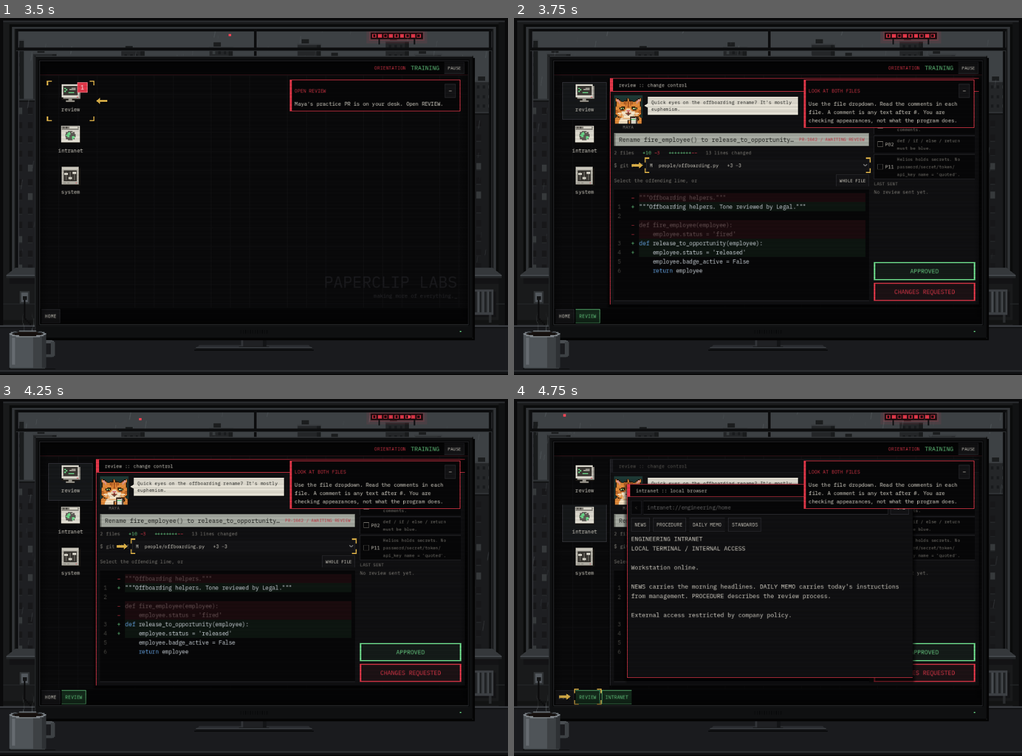
Above: before the commit, frames 1-4 (two rows, left to right).
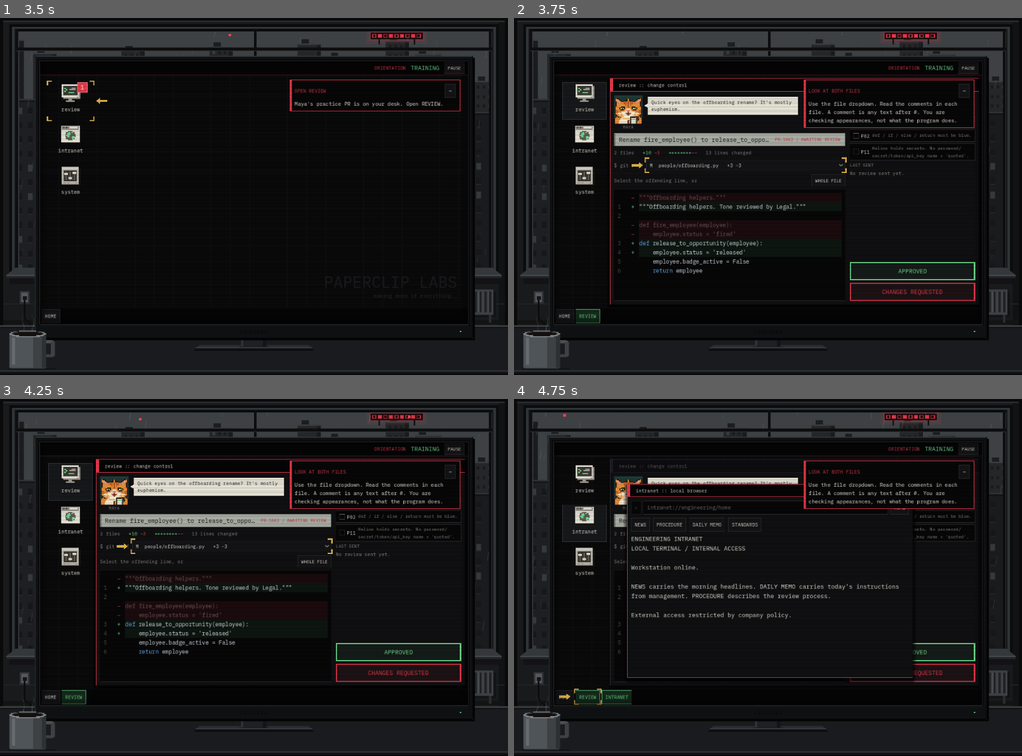
Above: after the commit, the same moments.

Repository: exponent-to/last-review
Game: Godot game, scene res://native/main.tscn
Two runs of this game, one before a commit and one after it. Both use one fixed random seed, a clock stepped at 60 frames per second and the inputs below.
Inputs (mouse positions are in pixels of both pictures, inside the frame that each line leads up to):
- Up to frame 1 (3.5 s): click "New Game" at 0.5 s; click "Slot 1 — Empty" at 1.25 s; click "SKIP [ESC]" at 2 s; click "START ORIENTATION" at 2.75 s
- Up to frame 2 (3.75 s): click (585, 100) at 3.52 s
- Up to frame 3 (4.25 s): no input
- Up to frame 4 (4.75 s): click (585, 523) at 4.27 s

Frame 1 is identical in both runs. In frame 2, 1.3% of the frame differs, in the area x 49-91%, y 30-80%; in frame 3, 1.3%; in frame 4, 0.4%.

Commit message:
UI polish pass: citation slip width, ending card, cinematic, toast, records
- Citation sidebar wider so every rule summary reads in two lines
- Ending card: Morgan's last word hangs below the title instead of overlapping it
- Ending cinematic: captions sit below the rows of desks
- Notification toast fits inside the taskbar, clear of window borders
- Jiro/Pipeline list column wider; fewer truncated statuses and branches
- Morgan's end-of-day panel taller, closing words closer in size to notes
- Cold-open inbox: right-hand metadata shares the list's right margin

Co-Authored-By: Claude Opus 5.5 <noreply@anthropic.com>
Claude-Session: https://claude.ai/code/session_01L235pfsrUR4gSJ1kFVfkNA

Diff:
--- a/native/cold_open.gd
+++ b/native/cold_open.gd
@@ -296,7 +296,7 @@
 	var mail_height := screen.size.y / mail_scale
 	draw_rect(Rect2(0, 0, 956, 34), Color("334e66"))
 	_text(Vector2(15, 23), "POSTBOX", 15, Color("e4edf1"))
-	_text(Vector2(676, 22), "you@postbox.local", 13, Color("b7cbd9"))
+	_text_right(Vector2(941, 22), "you@postbox.local", 13, Color("b7cbd9"))
 	draw_rect(Rect2(0, 34, 152, mail_height - 34), Color("a9bdcb"))
 	_text(Vector2(15, 67), "MAILBOXES", 12, Color("3e566b"))
 	draw_rect(Rect2(8, 82, 136, 32), Color("6e8ca4"))
@@ -315,7 +315,7 @@
 
 func _draw_inbox() -> void:
 	_text(Vector2(172, 65), "Inbox", 21, Color("20354b"))
-	_text(Vector2(758, 64), "NEWEST FIRST", 11, Color("50677b"))
+	_text_right(Vector2(930, 64), "NEWEST FIRST", 11, Color("50677b"))
 	var arrived := _elapsed >= ARRIVAL_TIME
 	if arrived:
 		var fresh := Rect2(161, 79, 785, 65)
@@ -323,7 +323,7 @@
 		draw_rect(Rect2(161, 79, 4, 65), Color("467b9c"))
 		_text(Vector2(175, 99), "PAPERCLIP LABS  /  Morgan", 15, Color("24425b"))
 		_text(Vector2(175, 120), "An offer for you", 16, Color("172c43"))
-		_text(Vector2(778, 100), "JUST NOW", 11, Color("4a6f87"))
+		_text_right(Vector2(930, 100), "JUST NOW", 11, Color("4a6f87"))
 	for index in range(REJECTIONS.size()):
 		var y := (153 if arrived else 79) + index * 73
 		draw_rect(Rect2(162, y + 64, 782, 1), Color("a8bac8"))
@@ -362,6 +362,12 @@
 	draw_string(_font, at, value, HORIZONTAL_ALIGNMENT_LEFT, -1, font_size, color)
 
 
+## Text whose right edge sits at `at.x`, so header and list metadata share a margin.
+func _text_right(at: Vector2, value: String, font_size: int, color: Color) -> void:
+	var width := _font.get_string_size(value, HORIZONTAL_ALIGNMENT_LEFT, -1, font_size).x
+	_text(Vector2(at.x - width, at.y), value, font_size, color)
+
+
 func _wrapped_lines(text: String, width: float, font_size: int) -> Array[String]:
 	var result: Array[String] = []
 	for paragraph in text.split("\n"):
--- a/native/desktop_notifications.gd
+++ b/native/desktop_notifications.gd
@@ -32,10 +32,11 @@
 	style.set_border_width_all(1)
 	style.content_margin_left = 3
 	style.content_margin_right = 3
-	style.content_margin_top = 3
-	style.content_margin_bottom = 4
+	style.content_margin_top = 2
+	style.content_margin_bottom = 3
 	card.add_theme_stylebox_override("panel", style)
-	card.custom_minimum_size.y = 34
+	# Short enough to sit inside the taskbar, clear of the windows above it.
+	card.custom_minimum_size.y = 30
 	card.mouse_filter = Control.MOUSE_FILTER_STOP
 	card.mouse_default_cursor_shape = Control.CURSOR_POINTING_HAND
 	card.focus_mode = Control.FOCUS_ALL
@@ -62,7 +63,7 @@
 	if Portraits.texture_for(person) != null:
 		style.content_margin_top = 1
 		style.content_margin_bottom = 1
-		content.add_child(Portraits.make(person, 32))
+		content.add_child(Portraits.make(person, 28))
 		card.set_meta("person", Portraits.id_for(person))
 	var body := Label.new()
 	body.text = text.replace("\n", " ")
@@ -82,7 +83,9 @@
 	var dismiss := Button.new()
 	dismiss.text = "×"
 	dismiss.flat = true
-	dismiss.custom_minimum_size = Vector2(24, 24)
+	dismiss.custom_minimum_size = Vector2(24, 22)
+	for state in ["normal", "hover", "pressed", "focus"]:
+		dismiss.add_theme_stylebox_override(state, StyleBoxEmpty.new())
 	dismiss.tooltip_text = "Dismiss notification"
 	content.add_child(dismiss)
 	var item := {"app": app, "target": target, "card": card, "remaining": 9.0}
@@ -134,7 +137,7 @@
 func _fit_position() -> void:
 	if not is_inside_tree(): return
 	_stack.size.y = _stack.get_combined_minimum_size().y
-	_stack.position = Vector2(size.x - _stack.size.x - 6, size.y - _stack.size.y - 5)
+	_stack.position = Vector2(size.x - _stack.size.x - 6, size.y - _stack.size.y - 4)
 
 func _process(delta: float) -> void:
 	if paused or not is_visible_in_tree(): return
--- a/native/ending_cinematic.gd
+++ b/native/ending_cinematic.gd
@@ -131,11 +131,11 @@
 	# card clears them so the title and Morgan's words read cleanly.
 	if not _done:
 		for row in range(5):
-			var y := size.y * 0.30 + row * 46.0
+			var y := size.y * 0.28 + row * 34.0
 			var shade := Color(0.10, 0.10, 0.13).lerp(BACK, row / 5.0)
 			for col in range(6):
 				var x := size.x * 0.12 + col * (size.x * 0.76 / 6.0)
-				draw_rect(Rect2(x, y, size.x * 0.76 / 6.0 - 14, 20), shade)
+				draw_rect(Rect2(x, y, size.x * 0.76 / 6.0 - 14, 16), shade)
 	# Helios's eyes, watching from the dark. Amber on most endings, red on a firing.
 	var eye_color := RED if _fired else AMBER
 	var pulse := 0.5 + 0.5 * sin(_eye_phase * (3.2 if _fired else 1.4))
@@ -152,22 +152,29 @@
 	var alpha := clampf(_elapsed / FADE, 0.0, 1.0) * clampf((BEAT_SECONDS - _elapsed) / FADE, 0.0, 1.0)
 	alpha = clampf(alpha + 0.25, 0.0, 1.0)
 	var text := str(_beats[_index])
-	_centered(text, size.y * 0.52, 20, Color(TEXT, alpha), size.x - 160)
-	_centered("%d / %d" % [_index + 1, _beats.size()], size.y * 0.52 + 70, 12, Color(DIM, alpha * 0.7), size.x - 160)
+	# The caption sits below the rows of desks, never on top of them.
+	var caption_y := size.y * 0.28 + 5 * 34.0 + 56
+	var lines := _centered(text, caption_y, 20, Color(TEXT, alpha), size.x - 160)
+	_centered("%d / %d" % [_index + 1, _beats.size()], caption_y + lines * (TerminalFont.get_height(20) + 4) + 18, 12, Color(DIM, alpha * 0.7), size.x - 160)
 
 
 func _draw_card() -> void:
-	_centered(_title.to_upper(), size.y * 0.30, 34, RED if _fired else AMBER, size.x - 120)
-	_centered(_morgan, size.y * 0.30 + 70, 16, TEXT, minf(760, size.x - 160))
+	# Title, then Morgan's last word hanging below it; a long one grows downward
+	# toward the button instead of back up into the title.
+	var title_y := size.y * 0.30
+	_centered(_title.to_upper(), title_y, 34, RED if _fired else AMBER, size.x - 120)
+	_centered(_morgan, title_y + 54, 16, TEXT, minf(760, size.x - 160))
 
 
-func _centered(text: String, y: float, font_size: int, color: Color, wrap: float) -> void:
+## Draws wrapped, horizontally centered text whose first baseline is y, and
+## returns its line count.
+func _centered(text: String, y: float, font_size: int, color: Color, wrap: float) -> int:
 	var lines := _wrap(text, wrap, font_size)
 	var line_height := TerminalFont.get_height(font_size) + 4
-	var top := y - (lines.size() - 1) * line_height * 0.5
 	for i in range(lines.size()):
 		var w := TerminalFont.get_string_size(lines[i], HORIZONTAL_ALIGNMENT_LEFT, -1, font_size).x
-		draw_string(TerminalFont, Vector2((size.x - w) * 0.5, top + i * line_height), lines[i], HORIZONTAL_ALIGNMENT_LEFT, -1, font_size, color)
+		draw_string(TerminalFont, Vector2((size.x - w) * 0.5, y + i * line_height), lines[i], HORIZONTAL_ALIGNMENT_LEFT, -1, font_size, color)
+	return lines.size()
 
 
 func _wrap(text: String, width: float, font_size: int) -> Array:
--- a/native/interface.gd
+++ b/native/interface.gd
@@ -918,7 +918,7 @@
 	if not is_instance_valid(_desktop) or _windows.is_empty():
 		return
 	var extent: Vector2 = _desktop.size
-	var evening := Vector2(minf(680, extent.x - 160), minf(520, extent.y - 24))
+	var evening := Vector2(minf(680, extent.x - 160), minf(560, extent.y - 24))
 	var layouts: Dictionary = {
 		"review": Rect2(Vector2(142, 8), Vector2(extent.x - 150, extent.y - 16)),
 		"system": Rect2(Vector2(210, 90), Vector2(minf(650, extent.x - 240), minf(470, extent.y - 118))),
@@ -1068,8 +1068,8 @@
 func _build_decision(parent: Node) -> void:
 	var holder: VBoxContainer = _column(parent, 6)
 	holder.size_flags_vertical = Control.SIZE_EXPAND_FILL
-	holder.size_flags_stretch_ratio = 0.95
-	holder.custom_minimum_size.x = 250
+	holder.size_flags_stretch_ratio = 1.3
+	holder.custom_minimum_size.x = 280
 	var heading := _row(holder, 6)
 	_label(heading, "CITATIONS", 13, RED)
 	_spacer(heading)
@@ -1087,7 +1087,7 @@
 		var slip := PanelContainer.new()
 		slip.add_theme_stylebox_override("panel", _style(INSET, BORDER, 1, 6, 4))
 		column.add_child(slip)
-		var line := _row(slip, 6)
+		var line := _row(slip, 4)
 		var check := CheckBox.new()
 		check.text = id
 		check.add_theme_font_size_override("font_size", 12)
@@ -1458,7 +1458,7 @@
 		_evening_notes.add_child(note)
 		_paragraph(note, text, 13, TEXT)
 	for text: String in evening.closing:
-		_paragraph(_evening_closing, text, 16, TEXT)
+		_paragraph(_evening_closing, text, 15, TEXT)
 	var scroll := _evening_closing.get_parent().get_parent() as ScrollContainer
 	if scroll != null: scroll.scroll_vertical = 0
 
@@ -1512,7 +1512,7 @@
 	var columns := _row(page, 10)
 	columns.size_flags_vertical = Control.SIZE_EXPAND_FILL
 	var list_scroll := ScrollContainer.new()
-	list_scroll.custom_minimum_size.x = 250
+	list_scroll.custom_minimum_size.x = 290
 	list_scroll.size_flags_vertical = Control.SIZE_EXPAND_FILL
 	list_scroll.horizontal_scroll_mode = ScrollContainer.SCROLL_MODE_DISABLED
 	columns.add_child(list_scroll)
